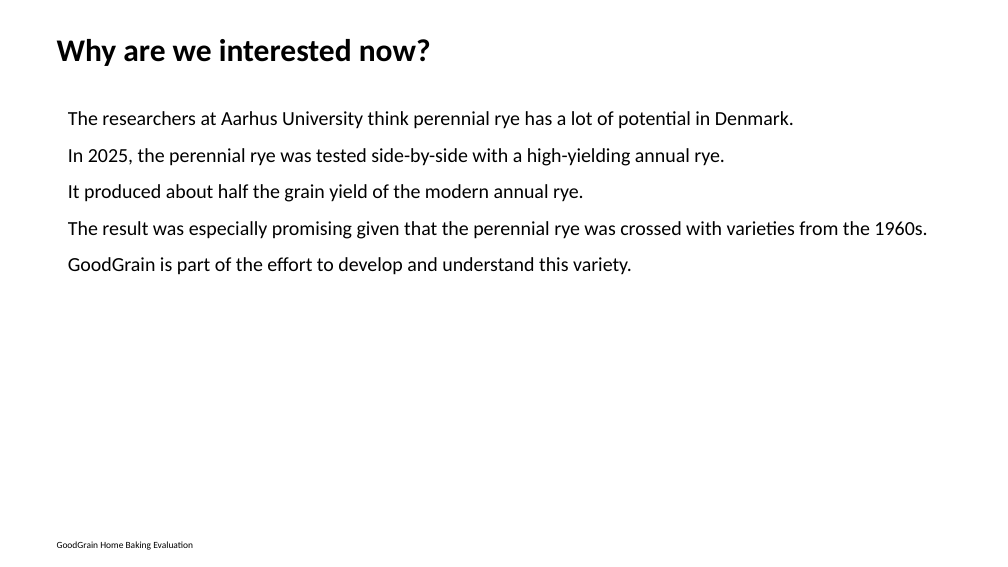
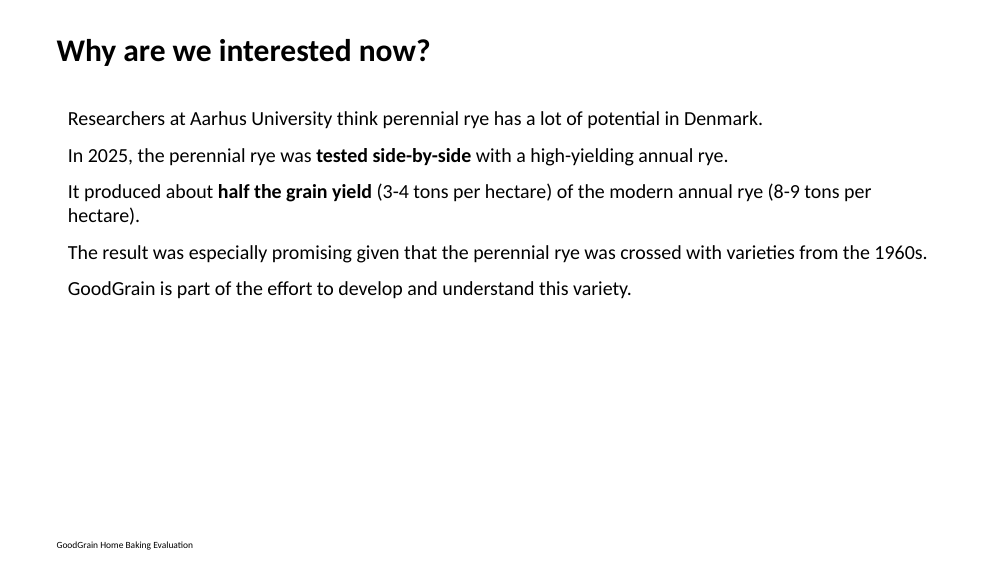
Before and after one commit to vanichols/GoodGrain, a slide deck: slide 27 of documents/informational sheet power point.pptx (slide 26 before the commit). Drawn at 1008x567 pixels with LibreOffice and Linux fonts; fonts in the diff are those of the drawing. Boxes give left, top, right and bottom in pixels: in the first picture for what was removed or moved away, otherwise in the second. Text is boxed around its words. In the diff, an @@ line names an element or a change of style, - is before the commit and + after.

```diff
--- a/documents/informational sheet power point.pptx
+++ b/documents/informational sheet power point.pptx
@@ text at bbox=[68, 111, 763, 129]: text changed @@
-The researchers at Aarhus University think perennial rye has a lot of potential in Denmark.
+Researchers at Aarhus University think perennial rye has a lot of potential in Denmark.
@@ text at bbox=[68, 148, 729, 166]: bold on in "tested side-by-side" @@
@@ text at bbox=[68, 183, 871, 225]: text changed @@
-It produced about half the grain yield of the modern annual rye.
+It produced about half the grain yield (3-4 tons per hectare) of the modern annual rye (8-9 tons per hectare).
```
Also in this commit, not shown: 13 other slides changed, 2 slides added, 4 other files.
